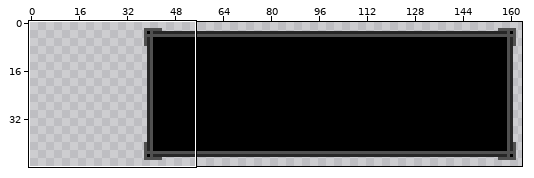
A sprite sheet gets an edit: assets/dialogue/dialogbox.png. The picture above shows the old version from afar; the outline marks the close-up.
Close-up. Before:
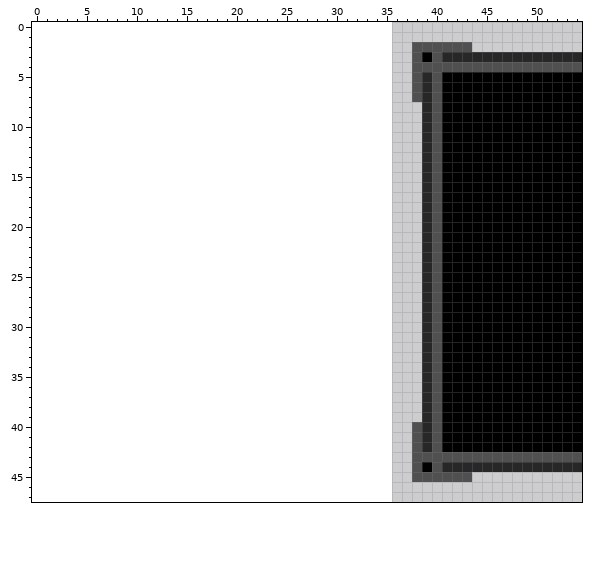
The file is 128x48 pixels. Shown: x 0..54, y 0..47. The old version is drawn lined up with the new one, on the new canvas.
New version:
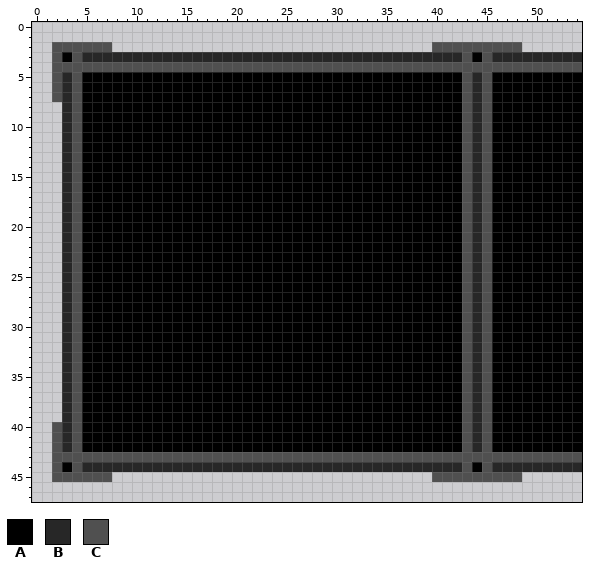
Palette (. is transparent): A #000000  B #272727  C #505050
Edits made:
canvas 128x48 -> 164x48, the old top-left corner now at 36,0
y 2: x 2..7 ...... -> CCCCCC; x 38..39 CC -> ..; x 44..48 ..... -> CCCCC
y 3: x 2..40 ....................................CAC -> CACBBBBBBBBBBBBBBBBBBBBBBBBBBBBBBBBBBBB; x 43..45 BBB -> CAC
y 4: x 2..37 .................................... -> CCCCCCCCCCCCCCCCCCCCCCCCCCCCCCCCCCCC
y 5..7: x 2..40 ....................................CBC -> CBCAAAAAAAAAAAAAAAAAAAAAAAAAAAAAAAAAAAA; x 43..45 AAA -> CBC
y 8..39: x 3..40 ....................................BC -> BCAAAAAAAAAAAAAAAAAAAAAAAAAAAAAAAAAAAA; x 43..45 AAA -> CBC
y 40..42: x 2..40 ....................................CBC -> CBCAAAAAAAAAAAAAAAAAAAAAAAAAAAAAAAAAAAA; x 43..45 AAA -> CBC
y 43: x 2..37 .................................... -> CCCCCCCCCCCCCCCCCCCCCCCCCCCCCCCCCCCC
y 44: x 2..40 ....................................CAC -> CACBBBBBBBBBBBBBBBBBBBBBBBBBBBBBBBBBBBB; x 43..45 BBB -> CAC
y 45: x 2..7 ...... -> CCCCCC; x 38..39 CC -> ..; x 44..48 ..... -> CCCCC
Pixel boxes of the changes (left, top, right, bottom) in both close-ups:
changed: (52, 42, 522, 482)
